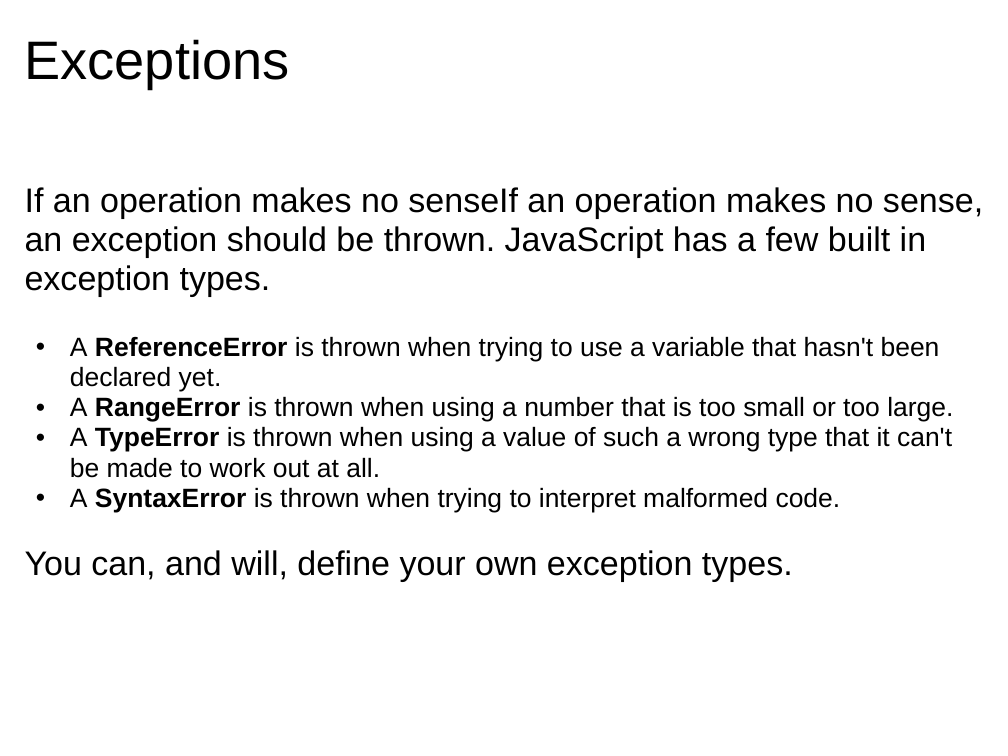
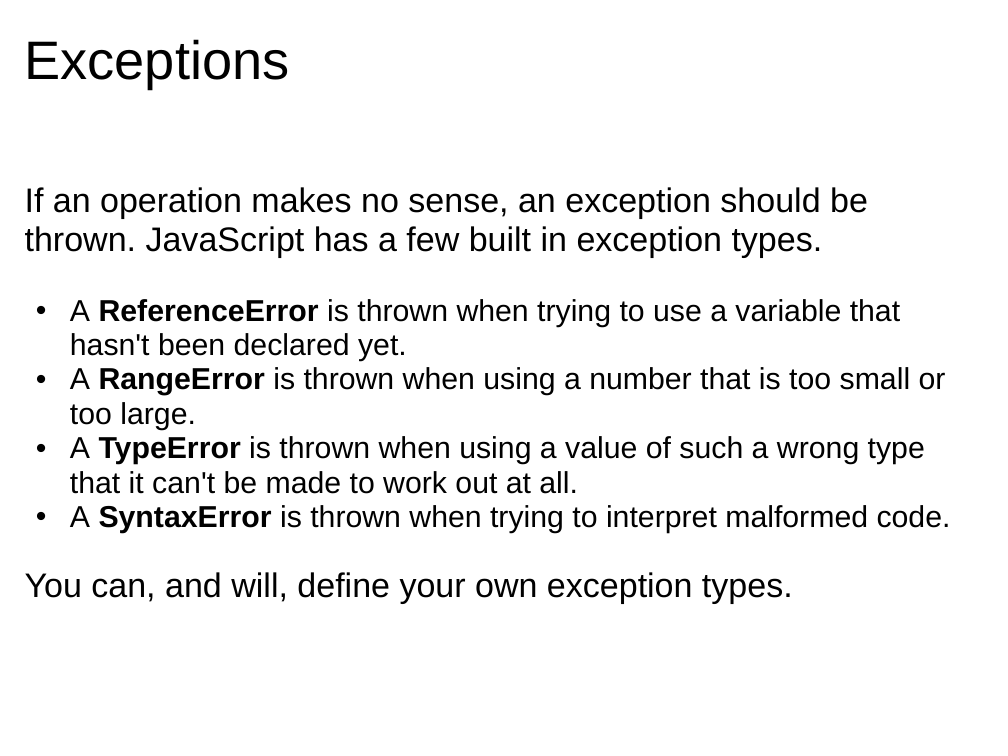
Before and after one commit to dondi/javascript-book, a slide deck: slide 33 of presentations/Chapter_4_Presentation.ppt (slide 32 before the commit). Drawn at 1008x756 pixels with LibreOffice and Linux fonts; fonts in the diff are those of the drawing; background and template pictures are left out. Boxes give left, top, right and bottom in pixels: in the first picture for what was removed or moved away, otherwise in the second. Text is boxed around its words. In the diff, an @@ line names an element or a change of style, - is before the commit and + after.

```diff
--- a/presentations/Chapter_4_Presentation.ppt
+++ b/presentations/Chapter_4_Presentation.ppt
@@ text at [25, 187, 868, 257]: text changed @@
-If an operation makes no senseIf an operation makes no sense, an exception should be thrown. JavaScript has a few built in exception types.
+If an operation makes no sense, an exception should be thrown. JavaScript has a few built in exception types.
@@ text at [70, 299, 951, 533]: size 21 to 24 pt in "A ReferenceError is thrown when trying to ...", "A RangeError is thrown when using a ...", "A TypeError is thrown when using a ...", "A SyntaxError is thrown when trying to ..." @@
```
Also in this commit, not shown: 16 other slides changed, 4 slides added, 4 slides removed, 3 other files.
